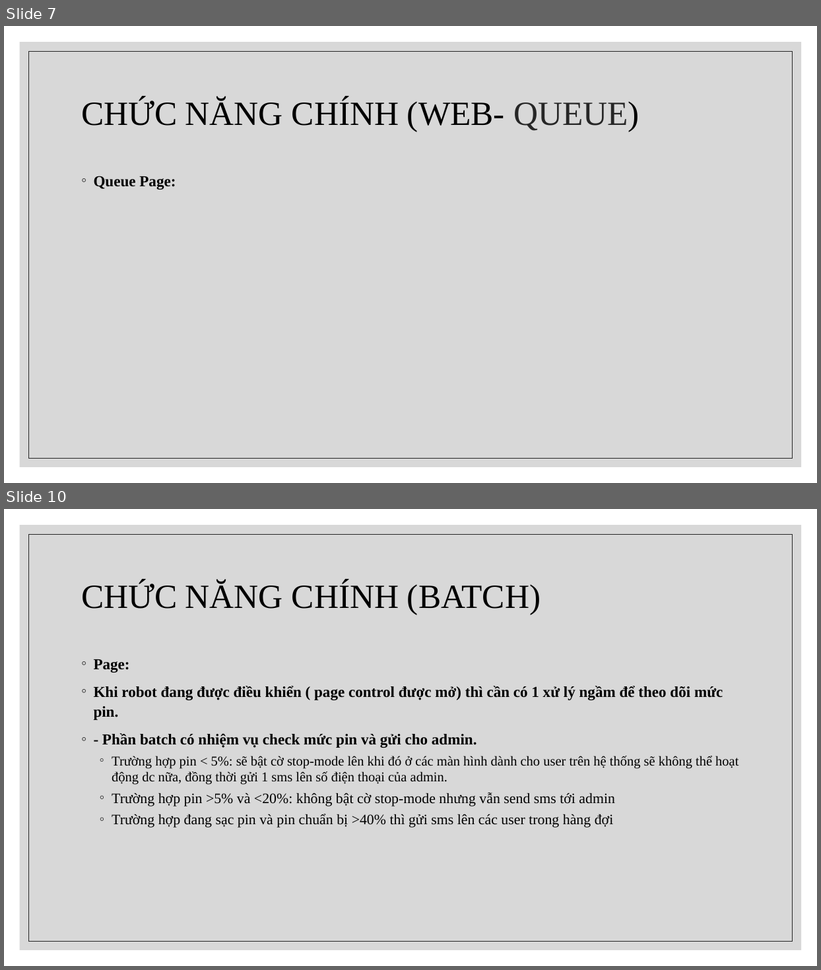
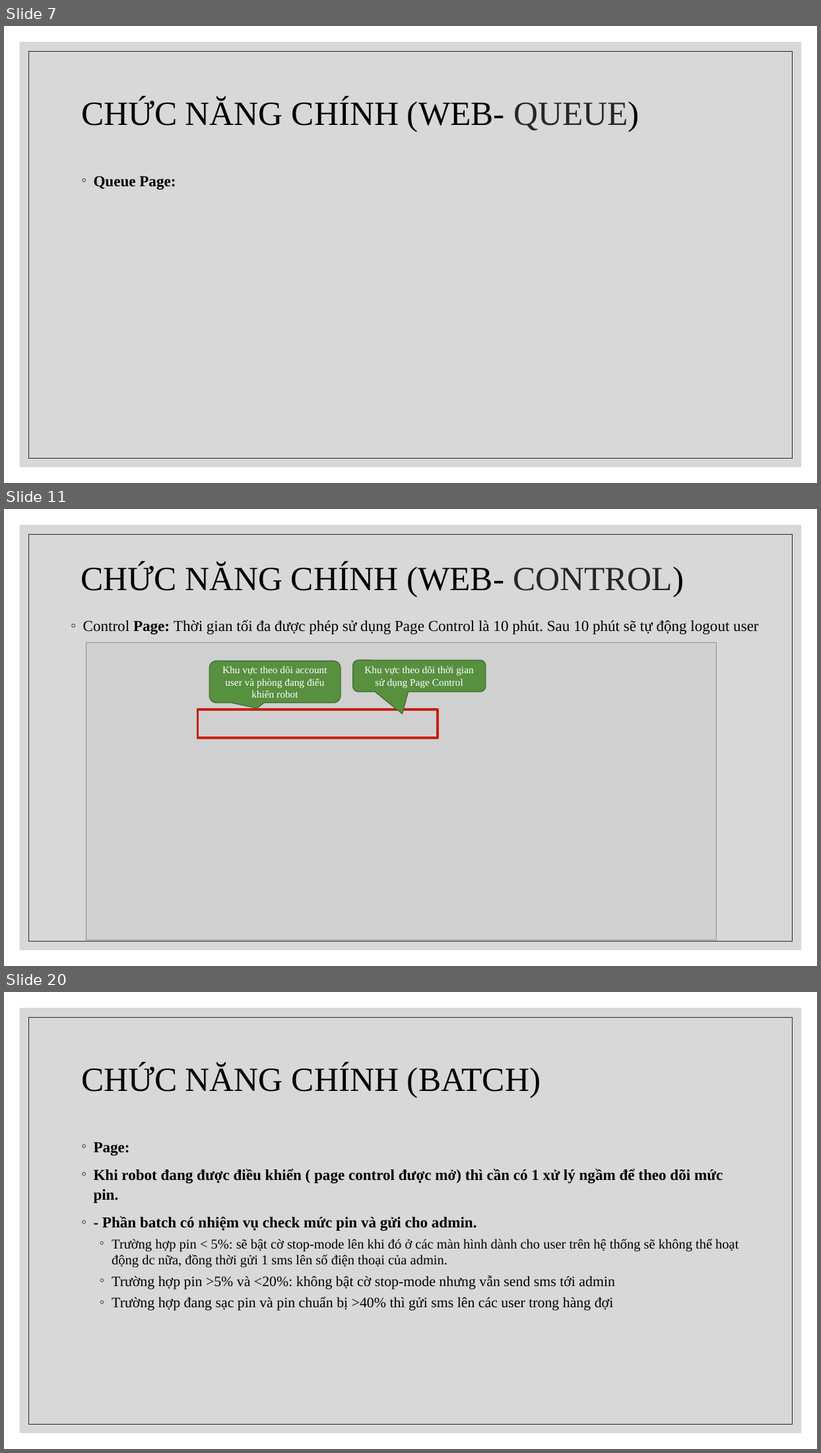
Before and after one commit to chet7h/restart_computer, a slide deck: Restart Computer.pptx. Shown one above the other, each under a label of ours: slides 7 and 10 before the commit, slides 7, 11 and 20 after it; the slides between them are not shown. The pictures are 821x970 and 821x1453 pixels, drawn with LibreOffice and Linux fonts; fonts in the diff are those of the drawing; grey boxes stand for pictures. Boxes give left, top, right and bottom in pixels: in the first picture for what was removed or moved away, otherwise in the second. Text is boxed around its words. In the diff, an @@ line names an element or a change of style, - is before the commit and + after.

```diff
--- a/Restart Computer.pptx
+++ b/Restart Computer.pptx
@@ slide 11 added at bbox=[4, 509, 817, 966], background #FFFFFF; not listed: 2 template elements that a slide beside it also shows @@
@@ title added at bbox=[81, 563, 684, 597], 40 pt, text #000000 @@
+CHỨC NĂNG CHÍNH (WEB- CONTROL)
@@ text added at bbox=[83, 620, 758, 634], 18 pt, text #000000 @@
+◦ Control Page: Thời gian tối đa được phép sử dụng Page Control là 10 phút. Sau 10 phút sẽ tự động logout user
@@ picture added at bbox=[86, 642, 717, 940] @@
@@ rounded speech box added at bbox=[209, 661, 341, 703], fill #57903F, outline #406B2F 1 pt, 12 pt, text #FFFFFF @@
+Khu vực theo dõi account user và phòng đang điểu khiển robot
@@ rounded speech box added at bbox=[353, 660, 486, 692], fill #57903F, outline #406B2F 1 pt, 12 pt, text #FFFFFF @@
+Khu vực theo dõi thời gian sử dụng Page Control
@@ rectangle added at bbox=[198, 710, 438, 739], outline #C6210E 3 pt @@
@@ what was slide 10 is now slide 20 @@
```
Also in this commit, not shown: 2 slides changed, 9 other slides added.
